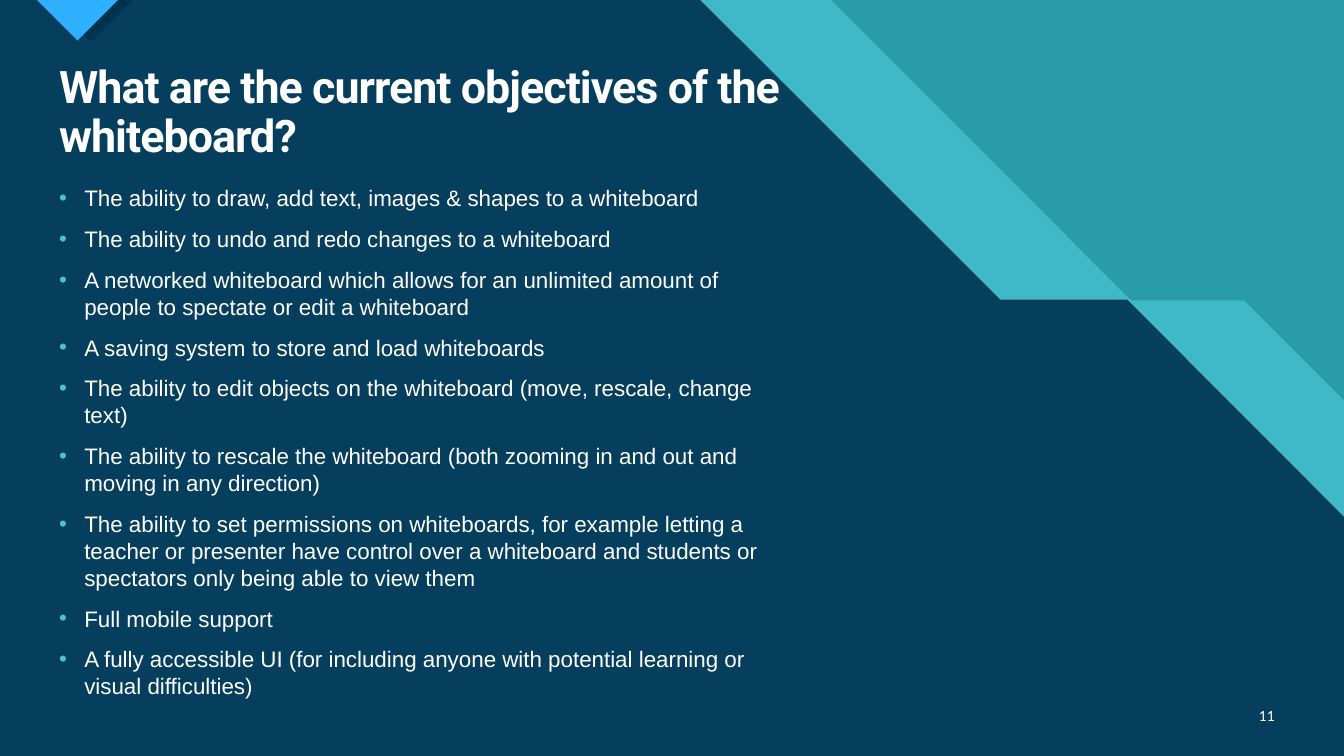
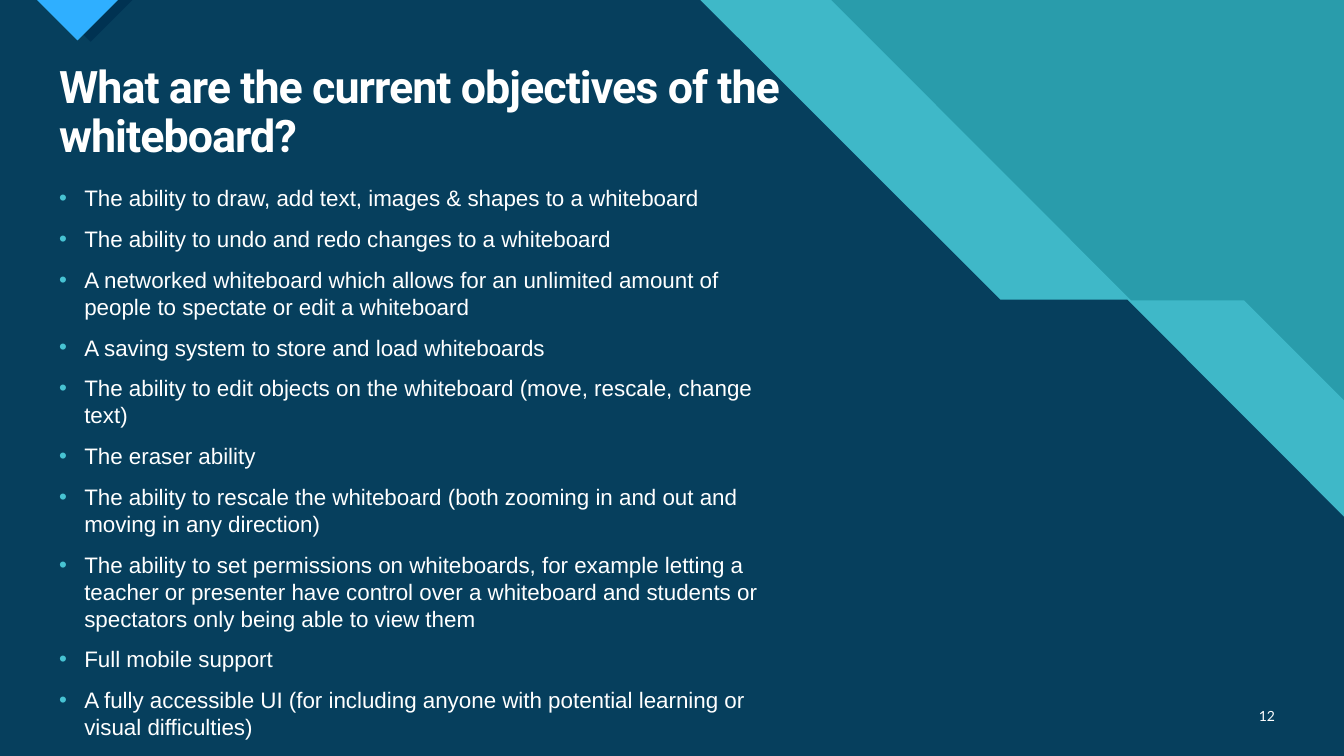
Before and after one commit to joshua-bouv/whiteboard, a slide deck: slide 12 of docs/oral_presentation.pptx (slide 11 before the commit). Drawn at 1344x756 pixels with LibreOffice and Linux fonts; fonts in the diff are those of the drawing. Boxes give left, top, right and bottom in pixels: in the first picture for what was removed or moved away, otherwise in the second. Text is boxed around its words. In the diff, an @@ line names an element or a change of style, - is before the commit and + after.

Commit message:
final change

```diff
--- a/docs/oral_presentation.pptx
+++ b/docs/oral_presentation.pptx
@@ text at [84,447,255,469]: paragraph added @@
+• The eraser ability
@@ page number at [1259,711,1275,721]: text changed @@
-11
+12
```
Also in this commit, not shown: 1 slide added.
